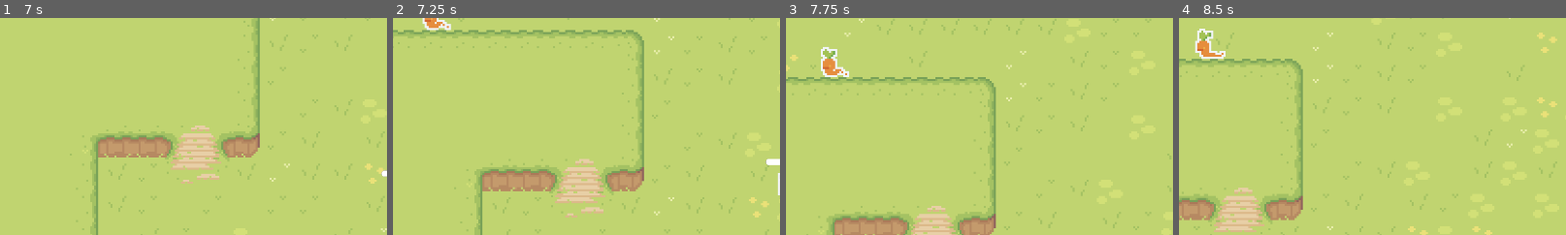
Above: before the commit, frames 1-4 (left to right).
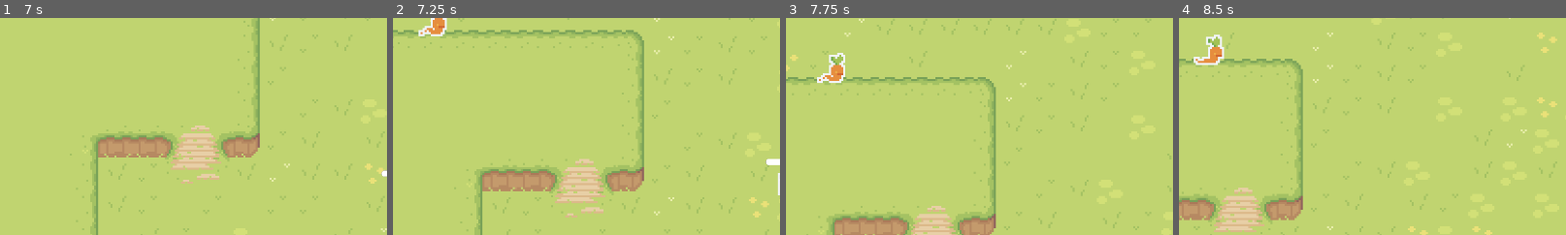
Above: after the commit, the same moments.

Repository: iAn999891/GODOTGAME
Game: Godot game, scene res://Scene/game_scene.tscn
Same seed, same stepped clock (60 frames per second), same inputs: the game is played once before the commit and once after it.
Inputs (mouse positions are % of the whole screen's width and height, from its top left):
- Up to frame 1 (7 s): move the mouse to (72, 45) at 0.52 s; hold D (Move_right) 0.53-1.28 s; click (72, 45) at 0.6 s; move the mouse to (30, 55) at 1.27 s; hold S (Move_down) 1.28-2.03 s; click (30, 55) at 1.35 s; move the mouse to (60, 28) at 2.02 s; hold D (Move_right) 2.03-2.78 s; click (60, 28) at 2.1 s; move the mouse to (45, 70) at 2.77 s; hold W (Move_up) 2.78-3.53 s; click (45, 70) at 2.85 s; move the mouse to (80, 65) at 3.52 s; hold A (Move_left) 3.53-5.03 s; click (80, 65) at 3.6 s; move the mouse to (20, 35) at 4.27 s; click (20, 35) at 4.35 s; move the mouse to (55, 50) at 5.02 s; hold S (Move_down) 5.03-5.78 s; click (55, 50) at 5.1 s; move the mouse to (35, 25) at 5.77 s; hold D (Move_right) 5.78-6.53 s; click (35, 25) at 5.85 s; move the mouse to (72, 45) at 6.52 s; hold W (Move_up) from 6.53 s (still down); click (72, 45) at 6.6 s
- Up to frame 2 (7.25 s): keep holding W (Move_up)
- Up to frame 3 (7.75 s): move the mouse to (30, 55) at 7.27 s; release W (Move_up) at 7.28 s; hold D (Move_right) from 7.28 s (still down); click (30, 55) at 7.35 s
- Up to frame 4 (8.5 s): move the mouse to (60, 28) at 8.02 s; release D (Move_right) at 8.03 s; hold S (Move_down) from 8.03 s (still down); click (60, 28) at 8.1 s
The pictures show only the part of the screen within x 0-50%, y 0-50%; the shares and areas given below are measured in that part.

Frame 1 is identical in both runs. In frame 2, 0.5% of the frame differs, in the area x 6-16%, y 0-9%; in frame 3, 0.8%; in frame 4, 1.0%, in the area x 3-13%, y 4-22%.

Commit message:
onion movment

Diff:
--- a/will-and-ian-godot-game-/Scene/mob.tscn
+++ b/will-and-ian-godot-game-/Scene/BabyCarrot.tscn
@@ -1,26 +1,26 @@
 [gd_scene format=3 uid="uid://5n01jdrnb7qo"]
 
-[ext_resource type="Script" uid="uid://b1121ijvf1nqa" path="res://Scene/mob.gd" id="1_j0k6o"]
-[ext_resource type="Texture2D" uid="uid://doyqfggds1qik" path="res://Assets/pixilart-sprite-10.png" id="1_s8skk"]
+[ext_resource type="Script" uid="uid://b1121ijvf1nqa" path="res://Scripts/BabyCarrot.gd" id="1_muni5"]
+[ext_resource type="Texture2D" uid="uid://doyqfggds1qik" path="res://Assets/pixilart-sprite-10.png" id="2_kycym"]
 
 [sub_resource type="AtlasTexture" id="AtlasTexture_j0k6o"]
-atlas = ExtResource("1_s8skk")
+atlas = ExtResource("2_kycym")
 region = Rect2(0, 0, 16, 16)
 
 [sub_resource type="AtlasTexture" id="AtlasTexture_r6qkr"]
-atlas = ExtResource("1_s8skk")
+atlas = ExtResource("2_kycym")
 region = Rect2(16, 0, 16, 16)
 
 [sub_resource type="AtlasTexture" id="AtlasTexture_jn6mr"]
-atlas = ExtResource("1_s8skk")
+atlas = ExtResource("2_kycym")
 region = Rect2(32, 0, 16, 16)
 
 [sub_resource type="AtlasTexture" id="AtlasTexture_n7ncj"]
-atlas = ExtResource("1_s8skk")
+atlas = ExtResource("2_kycym")
 region = Rect2(48, 0, 16, 16)
 
 [sub_resource type="AtlasTexture" id="AtlasTexture_q1snj"]
-atlas = ExtResource("1_s8skk")
+atlas = ExtResource("2_kycym")
 region = Rect2(64, 0, 16, 16)
 
 [sub_resource type="SpriteFrames" id="SpriteFrames_je71b"]
@@ -47,15 +47,15 @@
 }]
 
 [sub_resource type="CapsuleShape2D" id="CapsuleShape2D_piucu"]
-radius = 7.0
-height = 14.0
+radius = 4.0
+height = 8.0
 
-[node name="Mob" type="CharacterBody2D" unique_id=1509565561]
+[node name="BabyCarrot" type="CharacterBody2D" unique_id=1509565561]
 collision_layer = 2
 collision_mask = 6
-script = ExtResource("1_j0k6o")
+script = ExtResource("1_muni5")
 
-[node name="Carrot" type="AnimatedSprite2D" parent="." unique_id=699888895]
+[node name="BabyCarrotSprite" type="AnimatedSprite2D" parent="." unique_id=699888895]
 texture_filter = 1
 sprite_frames = SubResource("SpriteFrames_je71b")
 animation = &"Walk"
@@ -67,3 +67,4 @@
 
 [node name="Area2D" type="Area2D" parent="." unique_id=289619176]
 collision_layer = 2
+collision_mask = 3
--- /dev/null
+++ b/will-and-ian-godot-game-/Scene/BabyOnion.tscn
@@ -0,0 +1,69 @@
+[gd_scene format=3 uid="uid://bk0c5xukqcjoa"]
+
+[ext_resource type="Texture2D" uid="uid://lb6v28wrlhu6" path="res://Assets/pixilart-sprite-9.png" id="1_gdhnx"]
+
+[sub_resource type="AtlasTexture" id="AtlasTexture_f0quw"]
+atlas = ExtResource("1_gdhnx")
+region = Rect2(0, 0, 16, 16)
+
+[sub_resource type="AtlasTexture" id="AtlasTexture_5ckg7"]
+atlas = ExtResource("1_gdhnx")
+region = Rect2(16, 0, 16, 16)
+
+[sub_resource type="AtlasTexture" id="AtlasTexture_d5sxj"]
+atlas = ExtResource("1_gdhnx")
+region = Rect2(32, 0, 16, 16)
+
+[sub_resource type="AtlasTexture" id="AtlasTexture_jgoyj"]
+atlas = ExtResource("1_gdhnx")
+region = Rect2(48, 0, 16, 16)
+
+[sub_resource type="AtlasTexture" id="AtlasTexture_sveqb"]
+atlas = ExtResource("1_gdhnx")
+region = Rect2(64, 0, 16, 16)
+
+[sub_resource type="AtlasTexture" id="AtlasTexture_lp4j3"]
+atlas = ExtResource("1_gdhnx")
+region = Rect2(80, 0, 16, 16)
+
+[sub_resource type="SpriteFrames" id="SpriteFrames_00nfu"]
+animations = [{
+"frames": [{
+"duration": 1.0,
+"texture": SubResource("AtlasTexture_f0quw")
+}, {
+"duration": 1.0,
+"texture": SubResource("AtlasTexture_5ckg7")
+}, {
+"duration": 1.0,
+"texture": SubResource("AtlasTexture_d5sxj")
+}, {
+"duration": 1.0,
+"texture": SubResource("AtlasTexture_jgoyj")
+}, {
+"duration": 1.0,
+"texture": SubResource("AtlasTexture_sveqb")
+}, {
+"duration": 1.0,
+"texture": SubResource("AtlasTexture_lp4j3")
+}],
+"loop": true,
+"name": &"default",
+"speed": 10.0
+}]
+
+[sub_resource type="CapsuleShape2D" id="CapsuleShape2D_7gyal"]
+radius = 4.0
+height = 8.0
+
+[node name="BabyOnion" type="CharacterBody2D" unique_id=661007711]
+collision_layer = 2
+collision_mask = 6
+
+[node name="AnimatedSprite2D" type="AnimatedSprite2D" parent="." unique_id=1708586427]
+texture_filter = 1
+sprite_frames = SubResource("SpriteFrames_00nfu")
+frame_progress = 0.09664902
+
+[node name="CollisionShape2D" type="CollisionShape2D" parent="." unique_id=239312249]
+shape = SubResource("CapsuleShape2D_7gyal")
--- a/will-and-ian-godot-game-/Scene/game_scene.tscn
+++ b/will-and-ian-godot-game-/Scene/game_scene.tscn
@@ -2,7 +2,7 @@
 
 [ext_resource type="PackedScene" uid="uid://cro66qmbqsigd" path="res://Scene/Player.tscn" id="1_e32lr"]
 [ext_resource type="Texture2D" uid="uid://bx4ck5df3b16k" path="res://Assets/Tilesets/Water.png" id="1_m5do6"]
-[ext_resource type="Script" uid="uid://dec4vur4fttyq" path="res://Scene/game_scene.gd" id="1_mlt6n"]
+[ext_resource type="Script" uid="uid://dec4vur4fttyq" path="res://Scripts/game_scene.gd" id="1_mlt6n"]
 [ext_resource type="Texture2D" uid="uid://7ghdfqb0vbj1" path="res://Assets/Tilesets/Grass.png" id="1_s60wc"]
 [ext_resource type="Texture2D" uid="uid://dce7hp8g5ofiq" path="res://Assets/Tilesets/Hills.png" id="2_edujn"]
 [ext_resource type="Texture2D" uid="uid://c1x7t6cqfax0x" path="res://Assets/Tilesets/Tilled Dirt.png" id="3_f38sd"]
@@ -574,11 +574,15 @@
 position = Vector2(-219, -150)
 rotation = 0.006818076
 
-[node name="Gameover" type="CanvasLayer" parent="Player" unique_id=356292520]
+[node name="Timer" type="Timer" parent="." unique_id=1635490516]
+wait_time = 5.0
+autostart = true
+
+[node name="Gameover" type="CanvasLayer" parent="." unique_id=356292520]
 unique_name_in_owner = true
 visible = false
 
-[node name="ColorRect" type="ColorRect" parent="Player/Gameover" unique_id=633762624]
+[node name="ColorRect" type="ColorRect" parent="Gameover" unique_id=633762624]
 anchors_preset = 15
 anchor_right = 1.0
 anchor_bottom = 1.0
@@ -586,7 +590,7 @@
 grow_vertical = 2
 color = Color(0, 0, 0, 0.49019608)
 
-[node name="Label" type="Label" parent="Player/Gameover/ColorRect" unique_id=367575439]
+[node name="Label" type="Label" parent="Gameover/ColorRect" unique_id=367575439]
 layout_mode = 1
 anchors_preset = 8
 anchor_left = 0.5
@@ -602,9 +606,5 @@
 theme_override_font_sizes/font_size = 100
 text = "GAME OVER"
 
-[node name="Timer" type="Timer" parent="." unique_id=1635490516]
-wait_time = 5.0
-autostart = true
-
 [connection signal="health_depleted" from="Player" to="." method="_on_player_health_depleted"]
 [connection signal="timeout" from="Timer" to="." method="_on_timer_timeout"]
--- a/will-and-ian-godot-game-/Scene/mob.gd
+++ b/will-and-ian-godot-game-/Scripts/BabyCarrot.gd
@@ -8,6 +8,10 @@
 	var direction = global_position.direction_to(player.global_position)
 	velocity = direction * 50
 
+	if player.global_position.x > global_position.x:
+		$BabyCarrotSprite.flip_h = true
+	else:
+		$BabyCarrotSprite.flip_h = false
 	move_and_slide()
 
 func take_damage():
--- a/will-and-ian-godot-game-/Scene/game_scene.gd
+++ b/will-and-ian-godot-game-/Scripts/game_scene.gd
@@ -2,7 +2,7 @@
 
 
 func spawn_mob():
-	var new_mob = preload("res://Scene/mob.tscn").instantiate()
+	var new_mob = preload("res://Scene/BabyCarrot.tscn").instantiate()
 	%PathFollow2D.progress_ratio = randf()
 	new_mob.global_position = %PathFollow2D.global_position
 	add_child(new_mob)
Binary file added: will-and-ian-godot-game-/Assets/pixilart-sprite-9.png
Not shown, changed: will-and-ian-godot-game-/Assets/pixilart-sprite-9.png.import
Renamed: will-and-ian-godot-game-/Scene/mob.gd.uid -> will-and-ian-godot-game-/Scripts/BabyCarrot.gd.uid
Renamed: will-and-ian-godot-game-/Scene/game_scene.gd.uid -> will-and-ian-godot-game-/Scripts/game_scene.gd.uid
Binary file removed: will-and-ian-godot-game-/sheets/DinoSprites - doux.png
Not shown, removed: will-and-ian-godot-game-/sheets/DinoSprites - doux.png.import
Binary file removed: will-and-ian-godot-game-/sheets/DinoSprites - mort.png
Not shown, removed: will-and-ian-godot-game-/sheets/DinoSprites - mort.png.import
Binary file removed: will-and-ian-godot-game-/sheets/DinoSprites - tard.png
Not shown, removed: will-and-ian-godot-game-/sheets/DinoSprites - tard.png.import
Binary file removed: will-and-ian-godot-game-/sheets/DinoSprites - vita.png
